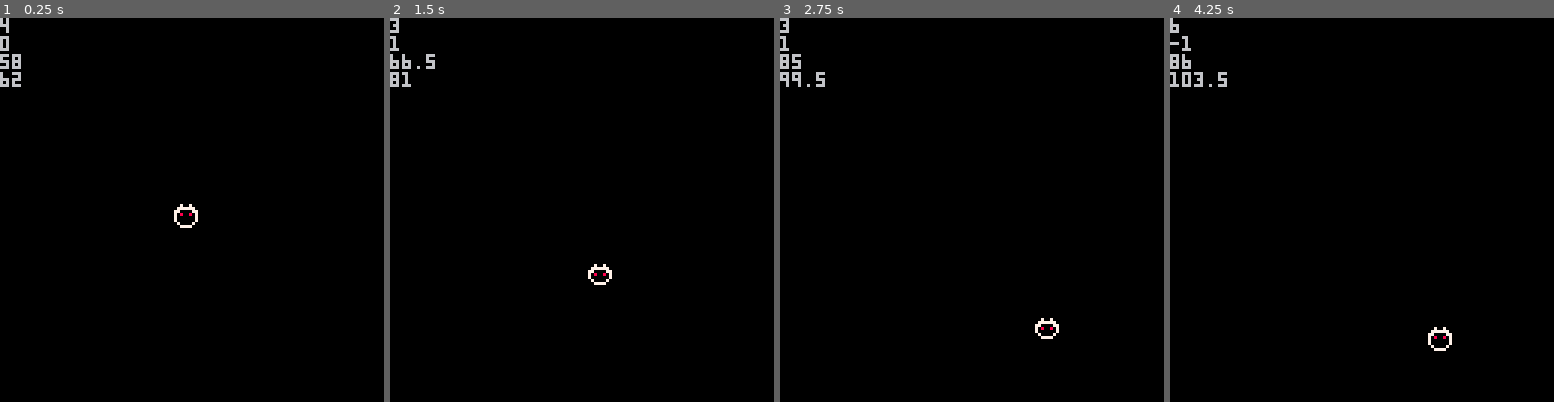
Above: before the commit, frames 1-4 (left to right).
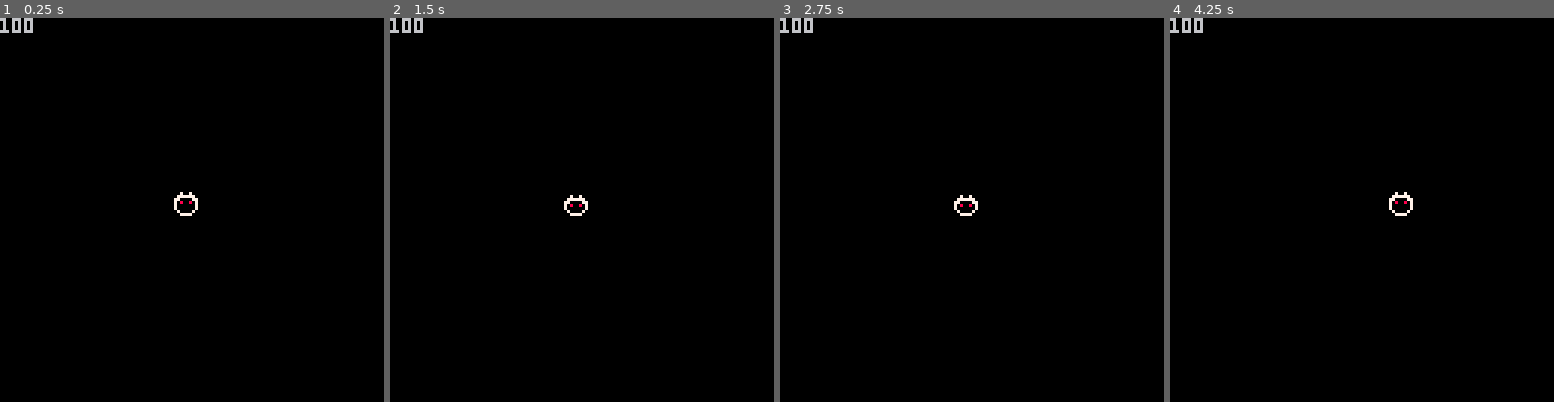
Above: after the commit, the same moments.

Repository: benbot/pico8-experiments
Game: PICO-8 cartridge testfennel.p8
Two runs of this game, one before a commit and one after it. Both use one fixed random seed, a clock stepped at 60 frames per second and the inputs below.
Inputs:
- Up to frame 1 (0.25 s): no input
- Up to frame 2 (1.5 s): no input
- Up to frame 3 (2.75 s): no input
- Up to frame 4 (4.25 s): no input

The runs differ from the first frame. In frame 1, 0.8% of the frame differs, in the area x 0-52%, y 0-55%; in frame 2, 0.8%; in frame 3, 0.9%; in frame 4, 1.0%, in the area x 0-74%, y 0-87%.

Commit message:
playing around with the devterm

Diff:
--- a/testfennel.p8
+++ b/testfennel.p8
@@ -2,7 +2,7 @@
 version 36
 __lua__
 p = {x = 58, y = 58, maxspeed = 0.5, maxaccel = 5, vel = {0, 0}, acc = {0, 0}, startframe = 1, frame = 1, maxframe = 1, direction = 4}
-directions = {{0, 0}, {1, 0}, {1, 1}, {0, 1}, {0, 0}, {-1, 0}, {-1, -1}, {0, -1}, {1, -1}, {-1, 1}}
+directions = {{0, 0}, {0, 0}, {0, 0}, {0, 0}, {1, 0}, {1, 1}, {0, 1}, {0, 0}, {-1, 0}, {-1, -1}, {0, -1}, {1, -1}, {-1, 1}}
 local function make_window(name, x, y, w, h, drawfn)
   local name0
   local _1_
@@ -35,11 +35,33 @@
   p.frame = (p.startframe + ((t() * 2) % (1 + p.maxframe)))
   p.x = (p.x + (p.maxspeed * directions[p.direction][1]))
   p.y = (p.y + (p.maxspeed * directions[p.direction][2]))
+  if (p.x > 120) then
+    p.x = 120
+  else
+  end
+  if (p.x < 0) then
+    p.x = 0
+  else
+  end
+  if (p.y > 120) then
+    p.y = 120
+  else
+  end
+  if (p.y < 0) then
+    p.y = 0
+  else
+  end
   last_time = time
   return nil
 end
+local function draw_textbox()
+  local rect_w = 100
+  local rect_h = 30
+  return print(rect_w)
+end
 local function _init()
-  return make_window(test, 0, 0, 0, 0)
+  make_window(test, 0, 0, 0, 0)
+  return music(0)
 end
 local function _update()
   return player_update()
@@ -47,10 +69,7 @@
 local function _draw()
   cls(0)
   draw_player()
-  print(p.direction)
-  print(directions[p.direction][1])
-  print(p.x)
-  return print(p.y)
+  return draw_textbox()
 end
 __gfx__
 00000000007007000000000000000000000000000000000000000000000000000000000000000000000000000000000000000000000000000000000000000000
Not shown, changed: testfennel
